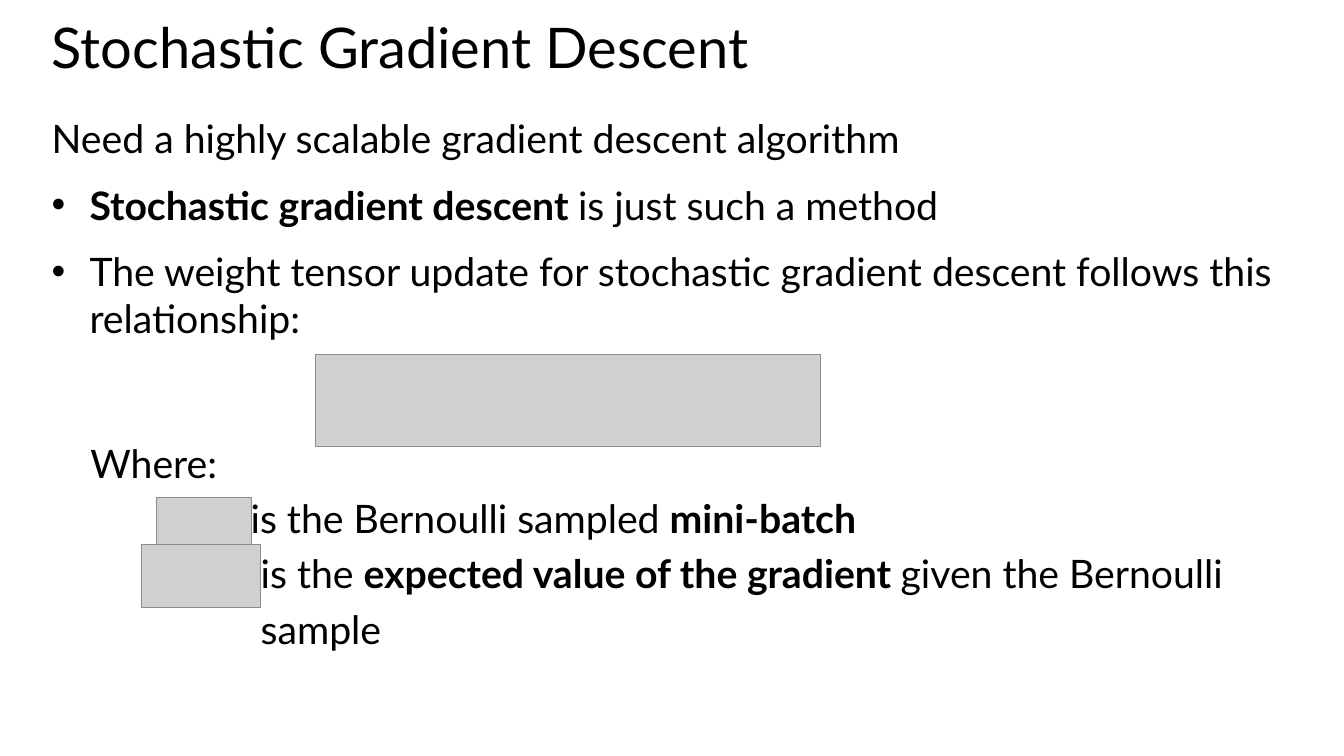
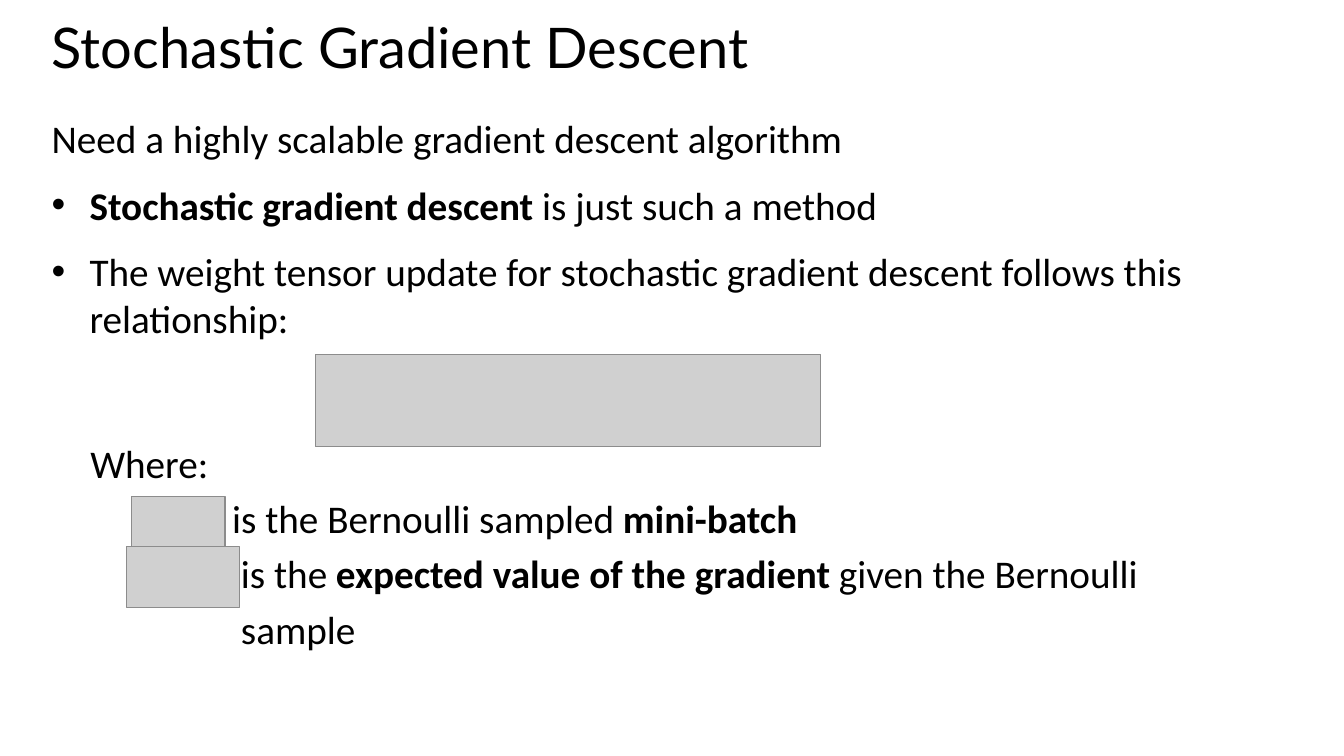
Before and after one commit to StephenElston/CSCI-E25, a slide deck: slide 36 of SupplementaryMaterial/OptimizationForDeepLearning.pptx. Drawn at 1344x756 pixels with LibreOffice and Linux fonts; fonts in the diff are those of the drawing; grey boxes stand for pictures. Boxes give left, top, right and bottom in pixels: in the first picture for what was removed or moved away, otherwise in the second. Text is boxed around its words. In the diff, an @@ line names an element or a change of style, - is before the commit and + after.

```diff
--- a/SupplementaryMaterial/OptimizationForDeepLearning.pptx
+++ b/SupplementaryMaterial/OptimizationForDeepLearning.pptx
@@ text "Need a highly scalable gradient ..." at box(52, 125, 1182, 340): font Lato to Calibri @@
@@ text "Where:" at box(90, 450, 1138, 651): font Lato to Calibri @@
@@ picture: place and size @@
-picture at box(156, 498, 252, 548)
+picture at box(131, 497, 225, 546)
@@ picture: place and size @@
-picture at box(141, 544, 260, 608)
+picture at box(126, 546, 239, 607)
```
Also in this commit, not shown: 23 other slides changed.
